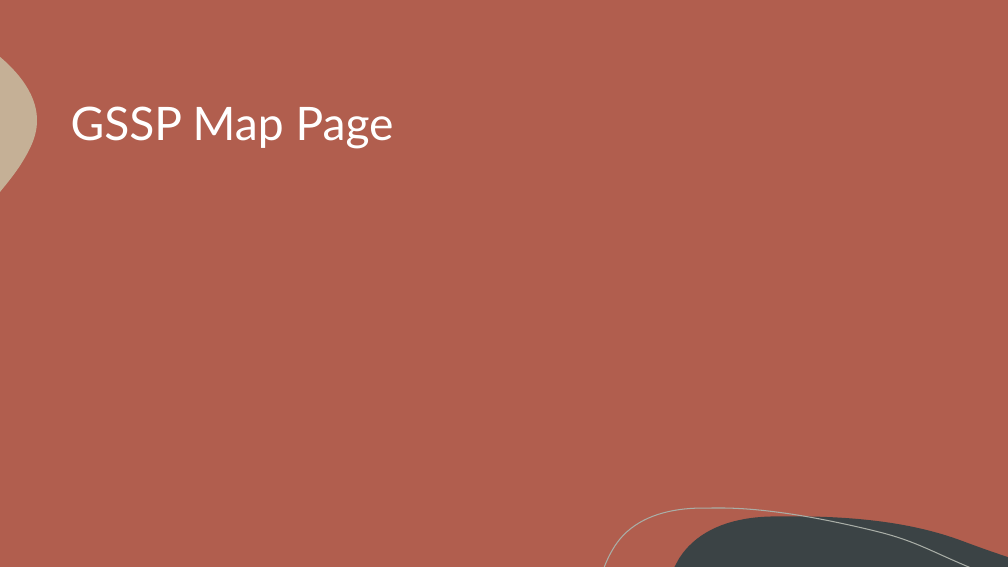
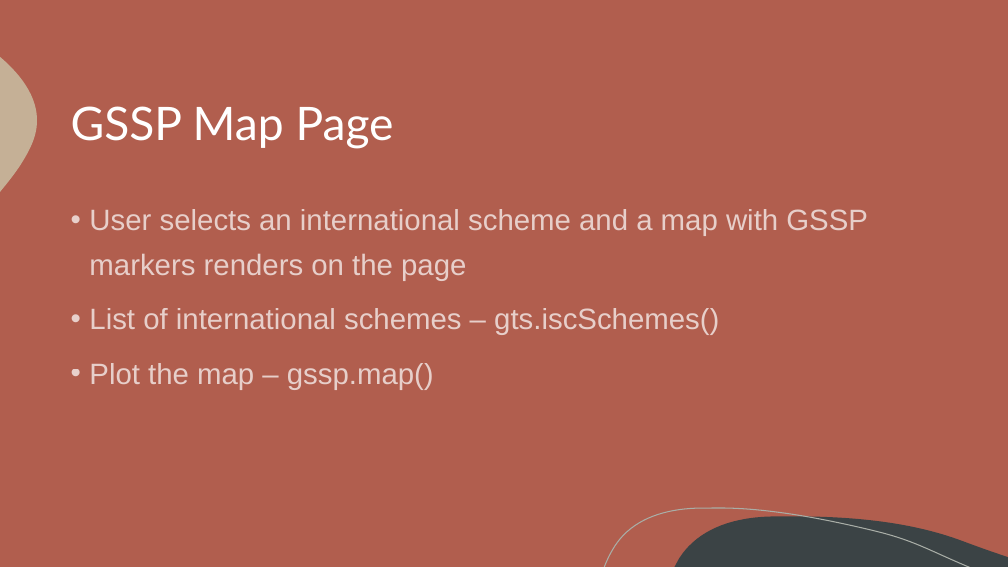
Before and after one commit to lotkey/DTKB-Apps, a slide deck: slide 4 of Interactive GTS App/documentation/PowerPoint.pptx. Drawn at 1008x567 pixels with LibreOffice and Linux fonts; fonts in the diff are those of the drawing. Boxes give left, top, right and bottom in pixels: in the first picture for what was removed or moved away, otherwise in the second. Text is boxed around its words. In the diff, an @@ line names an element or a change of style, - is before the commit and + after.

```diff
--- a/Interactive GTS App/documentation/PowerPoint.pptx
+++ b/Interactive GTS App/documentation/PowerPoint.pptx
@@ text added at (89,209,868,390), 28 pt, text #FFFFFF at 70% opacity @@
+• User selects an international scheme and a map with GSSP markers renders on the page
+• List of international schemes – gts.iscSchemes()
+• Plot the map – gssp.map()
```
Also in this commit, not shown: 3 other slides changed.
